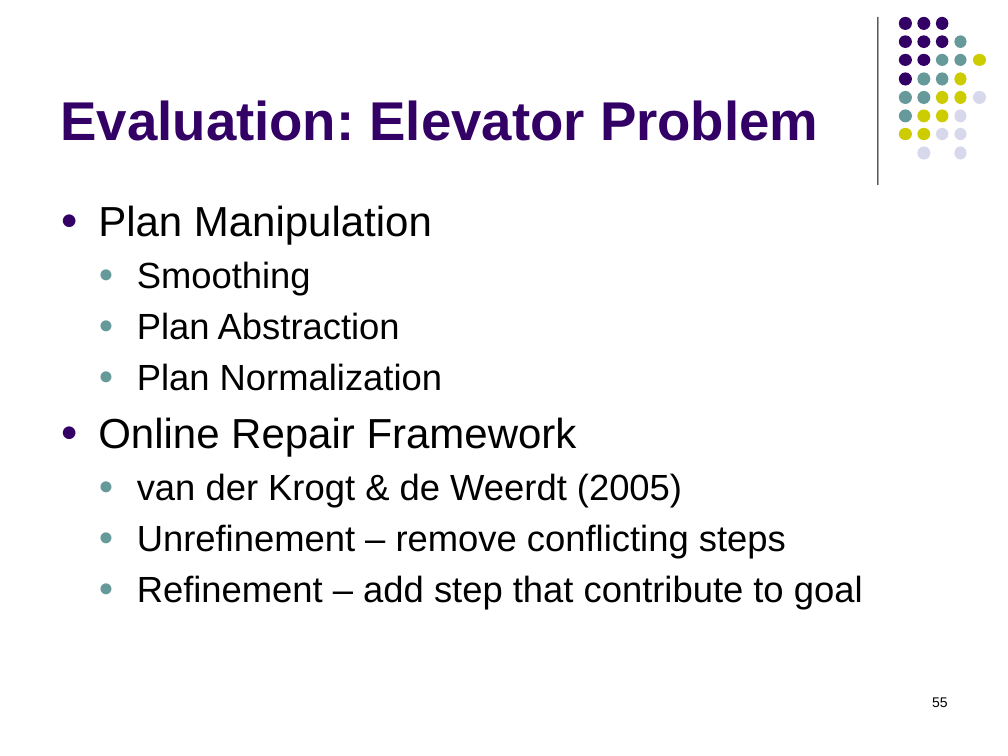
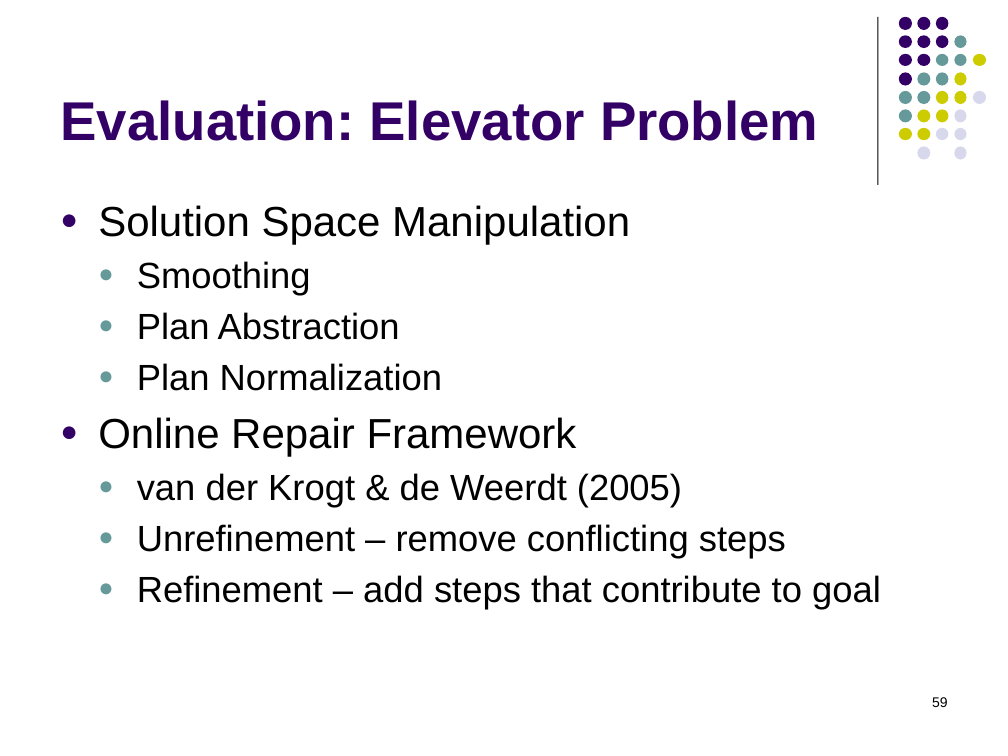
Before and after one commit to RobertHolderIII/dissertation, a slide deck: slide 59 of doc/defense-Dec2015.pptx (slide 55 before the commit). Drawn at 1008x756 pixels with LibreOffice and Linux fonts; fonts in the diff are those of the drawing. Boxes give left, top, right and bottom in pixels: in the first picture for what was removed or moved away, otherwise in the second. Text is boxed around its words. In the diff, an @@ line names an element or a change of style, - is before the commit and + after.

```diff
--- a/doc/defense-Dec2015.pptx
+++ b/doc/defense-Dec2015.pptx
@@ text at <box>98,205,630,245</box>: text changed @@
-● Plan Manipulation
+● Solution Space Manipulation
@@ text at <box>137,575,881,609</box>: text changed @@
-  ● Refinement – add step that contribute to goal
+  ● Refinement – add steps that contribute to goal
@@ page number at <box>932,697,948,707</box>: text changed @@
-55
+59
```
Also in this commit, not shown: 4 other slides changed, 11 slides added, 4 slides removed, 1 other file.
